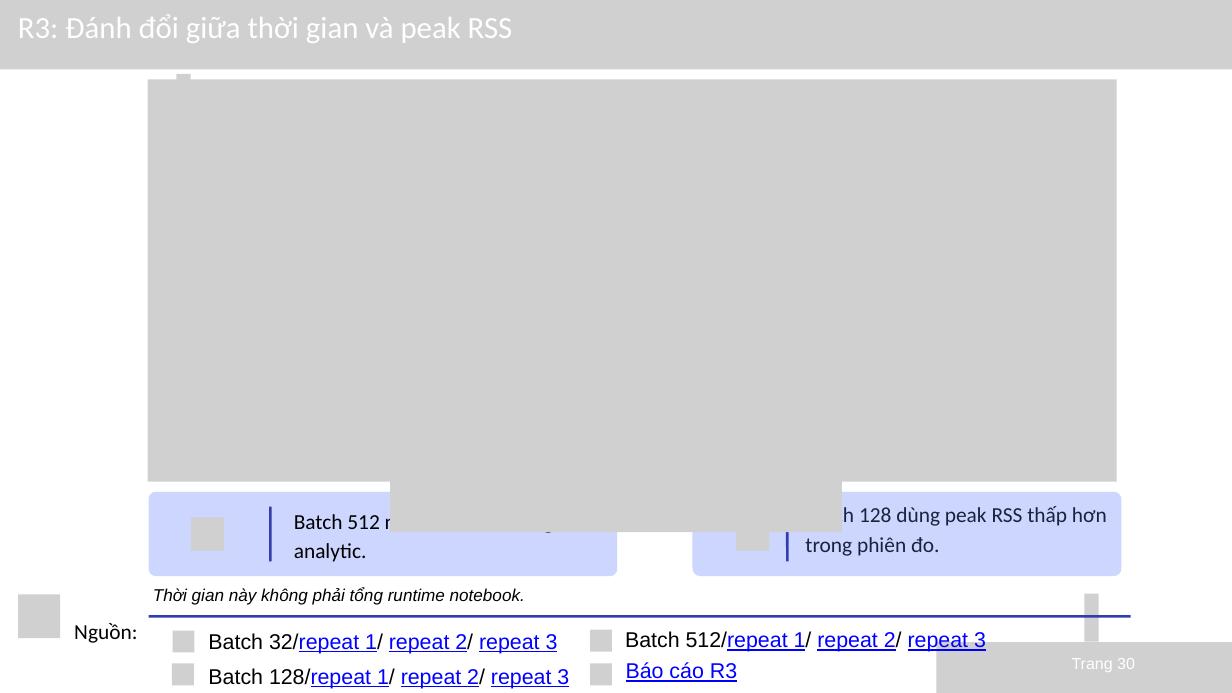
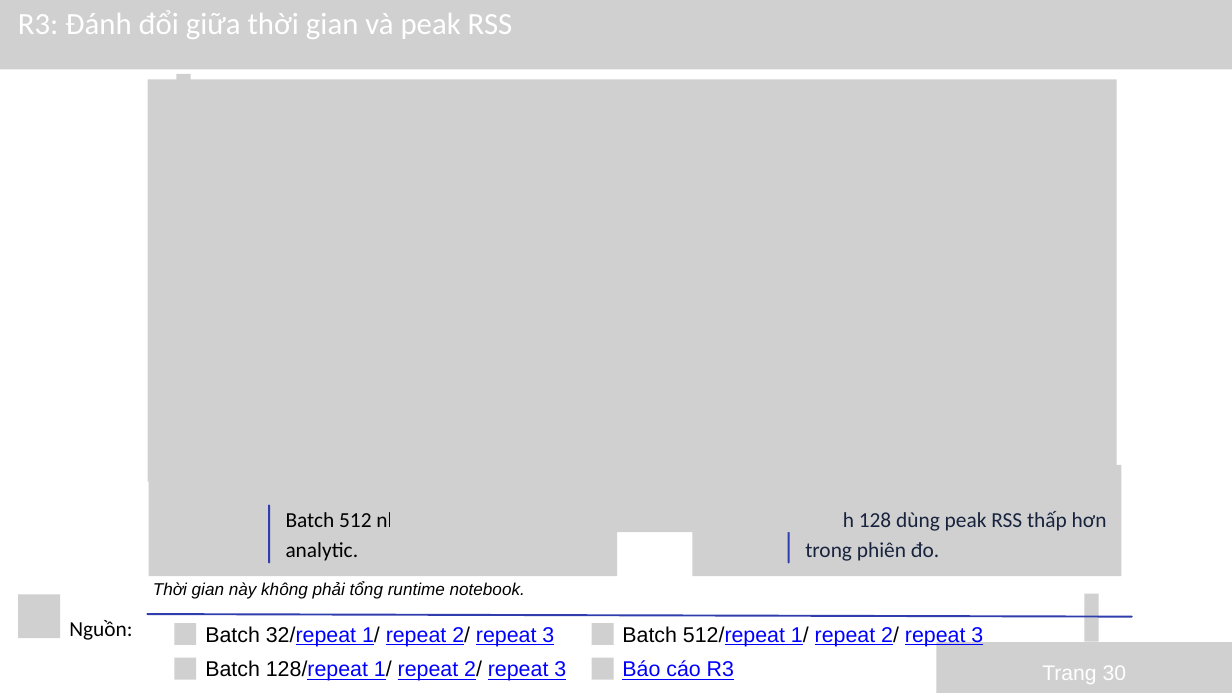
Before and after one commit to 24122050S/20-ML-Paper, a slide deck: slide 30 of slides/ACIL_Nhom3_GiuaKy.pptx. Drawn at 1232x693 pixels with LibreOffice and Linux fonts; fonts in the diff are those of the drawing; grey boxes stand for pictures. Boxes give left, top, right and bottom in pixels: in the first picture for what was removed or moved away, otherwise in the second. Text is boxed around its words. In the diff, an @@ line names an element or a change of style, - is before the commit and + after.

```diff
--- a/slides/ACIL_Nhom3_GiuaKy.pptx
+++ b/slides/ACIL_Nhom3_GiuaKy.pptx
@@ text "R3: Đánh đổi giữa thời ..." moved from (x1=18, y1=15, x2=513, y2=43) to (x1=18, y1=11, x2=513, y2=39) @@
@@ picture added at (x1=148, y1=465, x2=617, y2=576) @@
@@ picture added at (x1=692, y1=465, x2=1121, y2=576) @@
@@ freeform shape removed at (x1=148, y1=492, x2=617, y2=576) @@
@@ line (269, 505) - (269, 562): stroke #303EAD 3 pt to #303EAD 2.25 pt @@
@@ text "Batch 512 nhanh nhất về ..." rewrapped from (x1=294, y1=511, x2=553, y2=562) to (x1=286, y1=512, x2=431, y2=561) @@
@@ freeform shape removed at (x1=692, y1=492, x2=1121, y2=576) @@
@@ line (788, 505) - (788, 562): stroke #303EAD 3 pt to #303EAD 2.25 pt @@
@@ text "Batch 128 dùng peak RSS ..." moved from (x1=805, y1=504, x2=1107, y2=556) to (x1=805, y1=511, x2=1107, y2=561) @@
@@ text "Thời gian này không phải ..." moved from (x1=153, y1=587, x2=525, y2=605) to (x1=153, y1=581, x2=525, y2=599) @@
@@ line (147, 614) - (1132, 617): stroke #303EAD 3 pt to #303EAD 2.25 pt @@
@@ picture moved from (x1=172, y1=631, x2=195, y2=653) to (x1=174, y1=623, x2=197, y2=645) @@
@@ text "Batch 32/repeat 1/ repeat 2/ ..." moved from (x1=208, y1=633, x2=558, y2=654) to (x1=205, y1=626, x2=554, y2=647) @@
@@ 3 pictures moved together from (x1=172, y1=630, x2=612, y2=686) to (x1=174, y1=623, x2=614, y2=680) @@
@@ text "Batch 128/repeat 1/ repeat 2/ ..." moved from (x1=208, y1=668, x2=569, y2=689) to (x1=205, y1=660, x2=566, y2=681) @@
@@ text "Nhập môn Máy học · ..." moved from (x1=456, y1=663, x2=644, y2=673) to (x1=456, y1=658, x2=644, y2=668) @@
@@ alignment centre to left in 5 elements at (x1=205, y1=660, x2=566, y2=681), (x1=622, y1=625, x2=983, y2=647), (x1=205, y1=626, x2=554, y2=647), (x1=69, y1=620, x2=132, y2=640), (x1=622, y1=660, x2=734, y2=680) @@
@@ text "Trang 30" moved from (x1=1072, y1=658, x2=1135, y2=672) to (x1=1042, y1=666, x2=1126, y2=684) @@
@@ text "Trang 30" at (x1=1042, y1=666, x2=1126, y2=684): size 18.8 to 24.8 pt; alignment left to centre; line spacing 26.2pt to 34.6pt @@
```
Also in this commit, not shown: 35 other slides changed.
